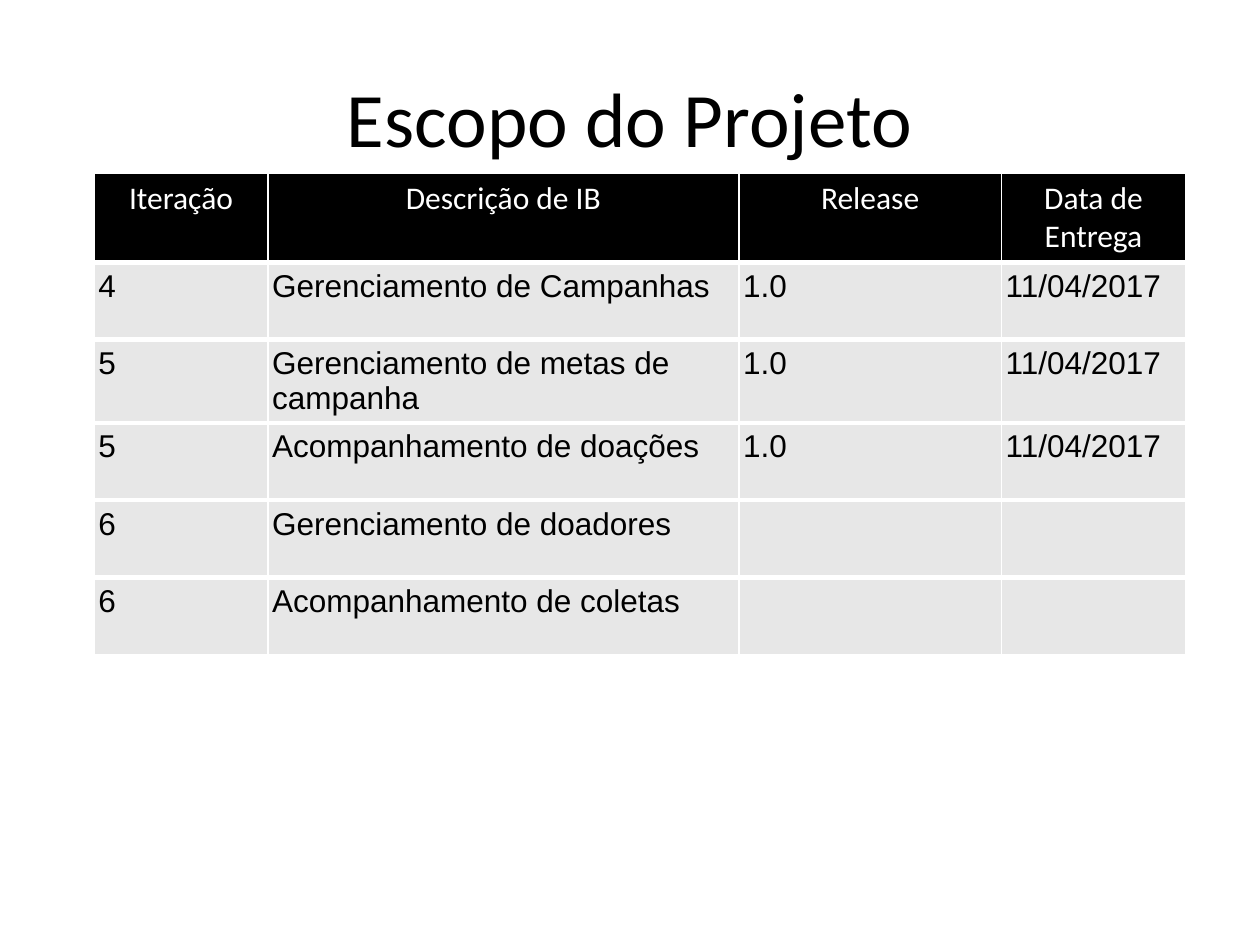
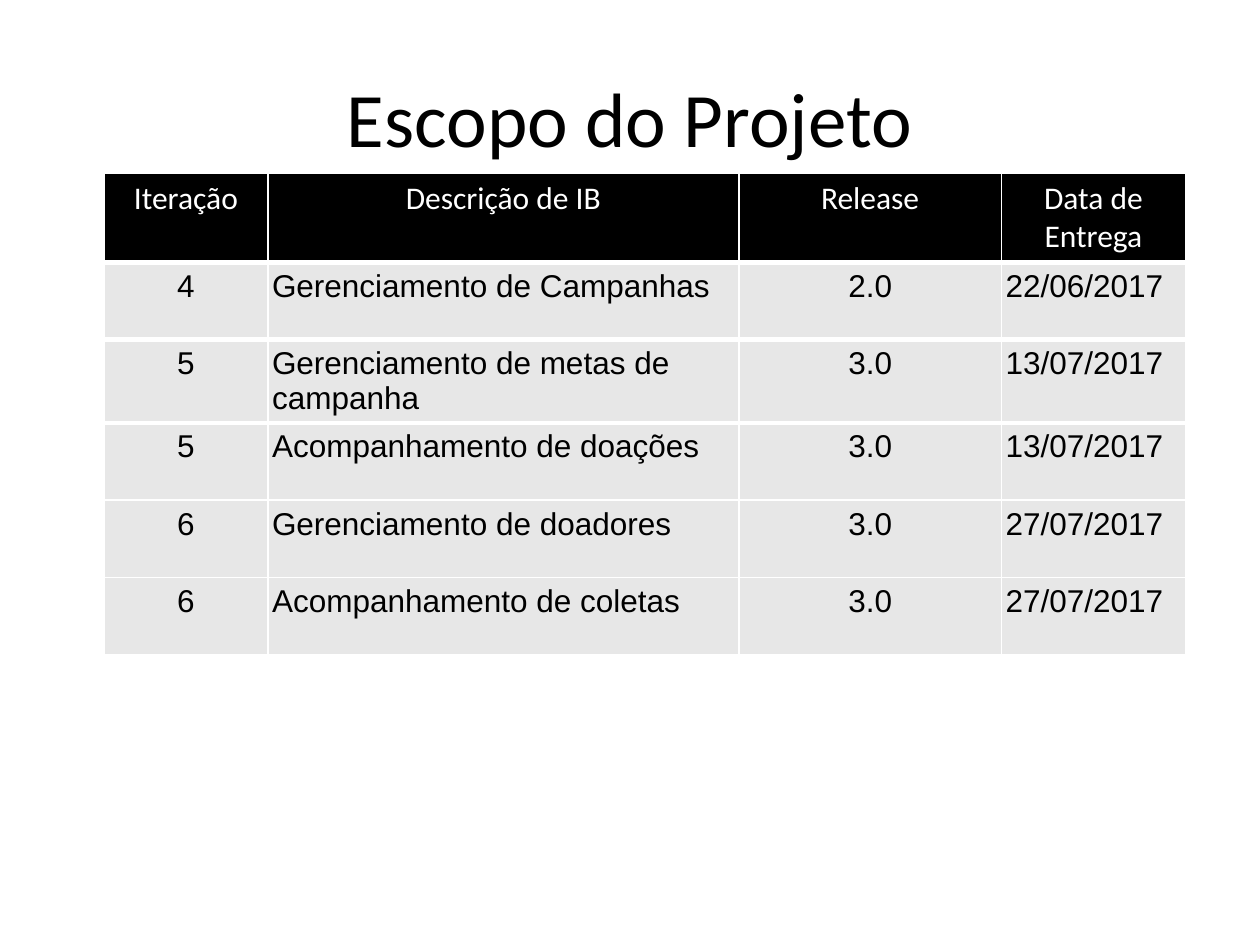
Before and after one commit to AjudeMais/ajudeMais-Projeto, a slide deck: slide 12 of Projeto-AjudeMais/000-Gerência de Projeto/PPJ-Plano de Projeto.pptx. Drawn at 1260x945 pixels with LibreOffice and Linux fonts; fonts in the diff are those of the drawing. Boxes give left, top, right and bottom in pixels: in the first picture for what was removed or moved away, otherwise in the second. Text is boxed around its words. In the diff, an @@ line names an element or a change of style, - is before the commit and + after.

```diff
--- a/Projeto-AjudeMais/000-Gerência de Projeto/PPJ-Plano de Projeto.pptx
+++ b/Projeto-AjudeMais/000-Gerência de Projeto/PPJ-Plano de Projeto.pptx
@@ table at bbox=[105, 173, 1186, 659] @@
-row 2, column 3: 1.0
+row 2, column 3: 2.0
-row 2, column 4: 11/04/2017
+row 2, column 4: 22/06/2017
-row 3, column 3: 1.0
+row 3, column 3: 3.0
-row 3, column 4: 11/04/2017
+row 3, column 4: 13/07/2017
-row 4, column 3: 1.0
+row 4, column 3: 3.0
-row 4, column 4: 11/04/2017
+row 4, column 4: 13/07/2017
-row 5, column 3: 
+row 5, column 3: 3.0
-row 5, column 4: 
+row 5, column 4: 27/07/2017
-row 6, column 3: 
+row 6, column 3: 3.0
-row 6, column 4: 
+row 6, column 4: 27/07/2017
@@ alignment left to centre @@
@@ borders changed @@
@@ table: place and size @@
-table at bbox=[94, 173, 1186, 645]
+table at bbox=[105, 173, 1186, 659]
```
Also in this commit, not shown: 1 other slide changed, 1 other file.
